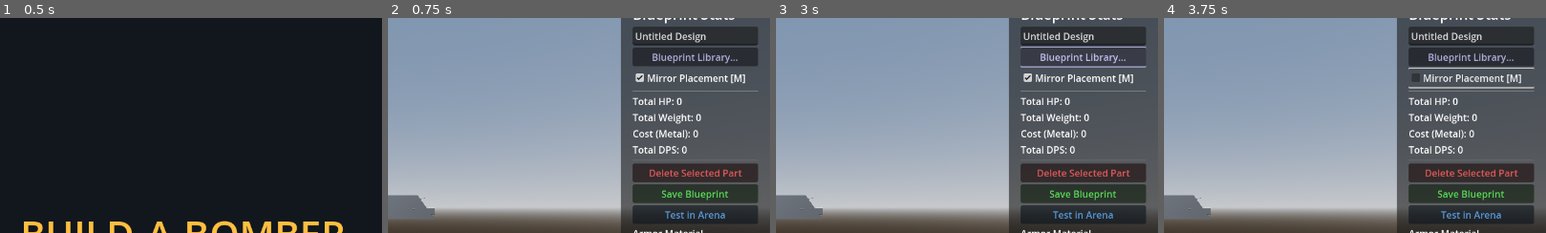
Above: before the commit, frames 1-4 (left to right).
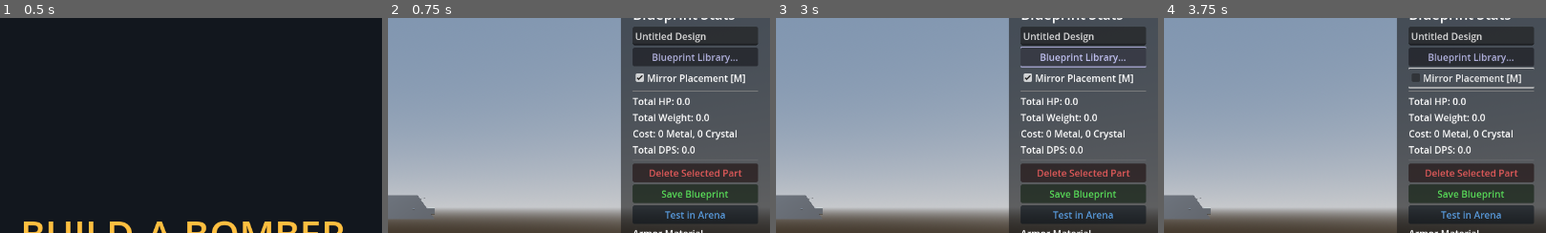
Above: after the commit, the same moments.

Repository: bobcatchris15-eng/Build-A-Bomber
Game: Godot game, scene res://scenes/MainMenu.tscn
Two runs of this game, one before a commit and one after it. Both use one fixed random seed, a clock stepped at 60 frames per second and the inputs below.
Inputs:
- Up to frame 1 (0.5 s): no input
- Up to frame 2 (0.75 s): click "🔧 Design Lab" at 0.5 s
- Up to frame 3 (3 s): click "Test in Arena" at 1.25 s; click "Return to Lab" at 2 s; click "Blueprint Library..." at 2.75 s
- Up to frame 4 (3.75 s): click "Mirror Placement [M]" at 3.5 s
The pictures show only the part of the screen within x 50-100%, y 6-56%; the shares and areas given below are measured in that part.

Frame 1 is identical in both runs. In frame 2, 0.6% of the frame differs, in the area x 69-92%, y 36-64%; in frame 3, 0.6%; in frame 4, 0.6%.

Commit message:
Energy resource: per-unit + per-team pools, generator modules, stat rounding
Third resource alongside Metal/Crystal, built per ENERGY_AND_BALANCE_SPEC.md.
Two layers: a per-unit energy pool (hull base_energy + mounted generator
modules' capacity, regenerates over time, spent by energy weapons/drained
by enemies) and a per-team live capacity/upkeep meter (static buildings
drain upkeep unless the team is Expansionists, matching their previously-
unimplementable passive; deficit slows factory production 1.5x). Two new
generator catalog entries (fusion_generator, capacitor_bank). Deliberately
NOT a spendable currency - can_afford/spend/blueprint_cost keep their
existing signatures; see the spec for why.

Also fixes the reported stat-display precision bug: module_data.gd's
get_hp/get_weight/get_dps/get_energy_capacity/get_energy_regen now round
to the nearest 0.5 at the point they're computed (GlobalConfig.round_to_half),
not just in the display layer, so the Design Lab sidebar shows exactly what
combat uses. stat_calculator.gd's 4 previously-unformatted str()-dumped
labels (the actual source of the raw-float-precision symptom) now format
consistently with the rest of the file, and the aggregate stats gained
Crystal (previously Metal-only) and Energy Capacity.

Technocrats' vision/fog-of-war passive is explicitly out of scope for this
pass - logged separately in DECISIONS_NEEDED.md, no supporting
infrastructure exists for it at all.

Co-Authored-By: Claude Sonnet 5 <noreply@anthropic.com>

Diff:
--- a/prototype/scripts/auto_weapon.gd
+++ b/prototype/scripts/auto_weapon.gd
@@ -1,6 +1,7 @@
 extends Node3D
 
 const ModuleCatalog = preload("res://scripts/module_catalog.gd")
+const GlobalConfig = preload("res://scripts/global_config.gd")
 
 var target: Node3D = null
 var fire_range: float = 12.0
--- a/prototype/scripts/battle_unit.gd
+++ b/prototype/scripts/battle_unit.gd
@@ -15,6 +15,16 @@
 var max_hp: float = 400.0
 var hp: float = 400.0
 var is_dead: bool = false
+# Energy resource (ENERGY_AND_BALANCE_SPEC.md #1): base_energy comes from
+# the hull, generator modules add capacity on top - a real placeable-module
+# design choice, not a fixed hull number. Regenerates over time; spent by
+# firing energy-classed weapons (auto_weapon.gd checks/deducts via
+# spend_energy() before it's allowed to fire) and can be drained directly
+# by an enemy's energy-drain weapon (drain_energy()).
+var max_energy: float = 0.0
+var current_energy: float = 0.0
+var energy_regen_rate: float = 0.0
+var _hull_type_for_energy: String = ""
 
 var hull_node: Node3D = null
 var locomotion_type: String = ""
@@ -114,8 +124,38 @@
 	_setup_weapons()
 	_detect_harvester()
 	_recalculate_move_speed()
+	_recalculate_energy(hull_type)
 	_create_selection_ring(base_size)
 	_create_hp_bar()
+
+# Energy resource: base_energy from the hull + sum of mounted generator
+# modules' energy_capacity/energy_regen. Public (not just called at setup)
+# because losing a generator module mid-battle should shrink max_energy -
+# call sites that queue_free() a module should re-call this, same pattern
+# take_damage()'s subsystem-stripping branch uses for _recalculate_move_speed().
+func _recalculate_energy(hull_type_for_energy: String = ""):
+	if hull_type_for_energy != "":
+		_hull_type_for_energy = hull_type_for_energy
+	var base = ModuleCatalog.get_base_energy(_hull_type_for_energy)
+	var bonus_capacity = 0.0
+	var bonus_regen = 0.0
+	if is_instance_valid(hull_node):
+		for child in hull_node.get_children():
+			if child.has_meta("module_data") and not child.is_queued_for_deletion():
+				var data = child.get_meta("module_data")
+				if data.category == "generator":
+					bonus_capacity += data.get_energy_capacity()
+					bonus_regen += data.get_energy_regen()
+	var prev_max = max_energy
+	max_energy = base + bonus_capacity
+	# Base passive regen (a small % of max/sec) plus generators' own bonus -
+	# a unit with zero generators still trickle-regens off its base pool,
+	# gennies just make sustained energy-weapon fire actually viable.
+	energy_regen_rate = max_energy * 0.08 + bonus_regen
+	if prev_max <= 0.0:
+		current_energy = max_energy
+	else:
+		current_energy = clamp(current_energy, 0.0, max_energy)
 
 func _setup_weapons():
 	for child in hull_node.get_children():
@@ -232,6 +272,9 @@
 
 func _physics_process(delta):
 	if is_dead: return
+
+	if current_energy < max_energy:
+		current_energy = min(max_energy, current_energy + energy_regen_rate * delta)
 
 	# Altitude / gravity / surface-lock
 	if is_flying:
@@ -546,9 +589,12 @@
 				if is_instance_valid(mirror):
 					mirror.remove_meta("mirrored_counterpart")
 			var was_locomotion = m_data.category == "locomotion"
+			var was_generator = m_data.category == "generator"
 			target_module.queue_free()
 			if was_locomotion:
 				call_deferred("_recalculate_move_speed")
+			if was_generator:
+				call_deferred("_recalculate_energy")
 		return
 
 	if amount < threshold:
@@ -560,6 +606,34 @@
 	_flash_hull()
 	if hp <= 0.0:
 		die()
+
+# --- Energy resource (ENERGY_AND_BALANCE_SPEC.md #1/#4) ---
+
+# Checked by auto_weapon.gd before an energy-classed weapon is allowed to
+# fire. Returns false (and spends nothing) if the capacitor's dry - a real
+# soft-limit on sustained energy-weapon fire, not just a cosmetic number.
+func spend_energy(amount: float) -> bool:
+	if is_dead or current_energy < amount:
+		return false
+	current_energy -= amount
+	return true
+
+# Called by an enemy's energy-drain weapon (arc_projector/tesla_coil/
+# ion_cannon). Never restores HP, never goes negative - a target at 0
+# energy just can't fire its own energy weapons until it regens or gets a
+# logistics boost.
+func drain_energy(amount: float):
+	if is_dead: return
+	current_energy = max(0.0, current_energy - amount)
+
+# Called by repair_array's ally-targeting heal beam (auto_weapon.gd).
+# Duck-typed the same way take_damage()/drain_energy() are - any target
+# with a "hp"/"max_hp" pair and this method works, no repair_array-specific
+# knowledge needed on the receiving end.
+func repair_hp(amount: float):
+	if is_dead or hp >= max_hp: return
+	hp = min(max_hp, hp + amount)
+	_update_hp_bar()
 
 func _flash_shield():
 	var exp_mesh = MeshInstance3D.new()
--- a/prototype/scripts/battlefield.gd
+++ b/prototype/scripts/battlefield.gd
@@ -125,6 +125,28 @@
 		vehicle.add_child(col_shape)
 
 		recalculate_move_speed()
+		recalculate_energy()
+
+func recalculate_energy():
+	if not is_instance_valid(vehicle_hull) or not is_instance_valid(vehicle):
+		return
+	var hull_type = vehicle_hull.get_meta("type_id") if vehicle_hull.has_meta("type_id") else "medium_hull"
+	var base = ModuleCatalog.get_base_energy(hull_type)
+	var bonus_capacity = 0.0
+	var bonus_regen = 0.0
+	for child in vehicle_hull.get_children():
+		if child.has_meta("module_data") and not child.is_queued_for_deletion():
+			var data = child.get_meta("module_data")
+			if data.category == "generator":
+				bonus_capacity += data.get_energy_capacity()
+				bonus_regen += data.get_energy_regen()
+	var prev_max = vehicle.max_energy
+	vehicle.max_energy = base + bonus_capacity
+	vehicle.energy_regen_rate = vehicle.max_energy * 0.08 + bonus_regen
+	if prev_max <= 0.0:
+		vehicle.current_energy = vehicle.max_energy
+	else:
+		vehicle.current_energy = clamp(vehicle.current_energy, 0.0, vehicle.max_energy)
 
 func _setup_weapons():
 	# Attach auto-tracking weapon scripts to all weapon modules
@@ -199,6 +221,9 @@
 	timer.timeout.connect(func(): marker.queue_free())
 
 func _physics_process(delta):
+	if is_instance_valid(vehicle) and vehicle.current_energy < vehicle.max_energy:
+		vehicle.current_energy = min(vehicle.max_energy, vehicle.current_energy + vehicle.energy_regen_rate * delta)
+
 	# Altitude / Gravity control
 	if is_instance_valid(vehicle):
 		if locomotion_type == "helicopter_rotors":
--- a/prototype/scripts/blueprint_manager.gd
+++ b/prototype/scripts/blueprint_manager.gd
@@ -362,6 +362,8 @@
 		m_data.cost_metal = mod_catalog_data.metal
 		m_data.cost_crystal = mod_catalog_data.crystal
 		m_data.base_dps = mod_catalog_data.dps
+		m_data.base_energy_capacity = mod_catalog_data.get("energy_capacity", 0.0)
+		m_data.base_energy_regen = mod_catalog_data.get("energy_regen", 0.0)
 		if mod.has("tweaks"):
 			m_data.tweaks = mod["tweaks"]
 
--- a/prototype/scripts/building.gd
+++ b/prototype/scripts/building.gd
@@ -25,6 +25,12 @@
 var defense_hull: Node3D = null
 var armor_material: String = "hardened_steel"
 var armor_thickness: float = 1.0
+# Energy resource (ENERGY_AND_BALANCE_SPEC.md #1) - only meaningful for
+# "defense" kind buildings, which are the only kind that can mount weapon
+# or generator modules (hq/refinery/factory are fixed prefabs).
+var max_energy: float = 0.0
+var current_energy: float = 0.0
+var energy_regen_rate: float = 0.0
 
 # Factory production queue: array of {blueprint: Dictionary, time_left: float, total_time: float}
 var production_queue: Array = []
@@ -145,6 +151,18 @@
 					child.set_physics_process(true)
 					child._ready()
 
+		var bonus_capacity = 0.0
+		var bonus_regen = 0.0
+		for child in defense_hull.get_children():
+			if child.has_meta("module_data") and not child.is_queued_for_deletion():
+				var gen_data = child.get_meta("module_data")
+				if gen_data.category == "generator":
+					bonus_capacity += gen_data.get_energy_capacity()
+					bonus_regen += gen_data.get_energy_regen()
+		max_energy = ModuleCatalog.get_base_energy(hull_type) + bonus_capacity
+		current_energy = max_energy
+		energy_regen_rate = max_energy * 0.08 + bonus_regen
+
 		_create_hp_bar(base_size.y + 2.0)
 		_create_selection_ring(max(base_size.x, base_size.z) * 0.72)
 
@@ -194,6 +212,8 @@
 
 func _physics_process(delta):
 	if is_dead: return
+	if current_energy < max_energy:
+		current_energy = min(max_energy, current_energy + energy_regen_rate * delta)
 	if kind == "factory" and not production_queue.is_empty():
 		var job = production_queue[0]
 		job.time_left -= delta
@@ -247,6 +267,21 @@
 	_update_hp_bar()
 	if hp <= 0.0:
 		die()
+
+func spend_energy(amount: float) -> bool:
+	if is_dead or current_energy < amount:
+		return false
+	current_energy -= amount
+	return true
+
+func drain_energy(amount: float):
+	if is_dead: return
+	current_energy = max(0.0, current_energy - amount)
+
+func repair_hp(amount: float):
+	if is_dead or hp >= max_hp: return
+	hp = min(max_hp, hp + amount)
+	_update_hp_bar()
 
 func die():
 	if is_dead: return
--- a/prototype/scripts/enemy_ai.gd
+++ b/prototype/scripts/enemy_ai.gd
@@ -66,7 +66,10 @@
 		var entry = combat[(roster_index + i) % combat.size()]
 		if skirmish.can_afford(team, entry.cost_metal, entry.cost_crystal):
 			skirmish.spend(team, entry.cost_metal, entry.cost_crystal)
-			factory.queue_unit(entry.blueprint, skirmish.build_time_for_cost(Vector2i(entry.cost_metal, entry.cost_crystal)))
+			var build_time = skirmish.build_time_for_cost(Vector2i(entry.cost_metal, entry.cost_crystal))
+			if skirmish.is_energy_deficit(team):
+				build_time *= 1.5
+			factory.queue_unit(entry.blueprint, build_time)
 			roster_index = (roster_index + i + 1) % combat.size()
 			return
 
--- a/prototype/scripts/global_config.gd
+++ b/prototype/scripts/global_config.gd
@@ -10,3 +10,13 @@
 static var hp_scale_factor: float = 0.8
 static var dps_scale_factor: float = 0.75
 static var cost_scale_factor: float = 0.9
+
+# Stat rounding (Chris's instruction): round to the nearest 0.5 at the point
+# stats are COMPUTED, not just where they're displayed - so a UI label and
+# the actual combat math it describes are never out of sync. Called from
+# module_data.gd's getters and auto_weapon.gd's tweak-multiplier chains,
+# the two places floating-point noise from chained tweak multipliers (each
+# a 0.1-step slider, not exactly representable in binary) actually enters
+# the pipeline.
+static func round_to_half(x: float) -> float:
+	return round(x * 2.0) / 2.0
--- a/prototype/scripts/module_catalog.gd
+++ b/prototype/scripts/module_catalog.gd
@@ -155,6 +155,44 @@
 		},
 
 		# --- ENERGY WEAPONS ---
+		# "energy" damage_class weapons (ENERGY_AND_BALANCE_SPEC.md #4) - the
+		# only weapons that cost the firing unit's own current_energy per
+		# shot and, for tesla_coil/ion_cannon, also drain the TARGET's
+		# energy pool alongside HP damage. arc_projector is the dedicated
+		# pure-drain "disable" weapon (near-zero HP damage, big drain).
+		"tesla_coil": {
+			"name": "Tesla Coil",
+			"category": "weapon",
+			"hp": 70.0,
+			"weight": 70.0,
+			"metal": 40,
+			"crystal": 45,
+			"dps": 60.0,
+			"size": Vector3(0.6, 1.6, 0.6),
+			"color": Color.LIGHT_SKY_BLUE
+		},
+		"arc_projector": {
+			"name": "Arc Projector",
+			"category": "weapon",
+			"hp": 55.0,
+			"weight": 45.0,
+			"metal": 25,
+			"crystal": 35,
+			"dps": 40.0,
+			"size": Vector3(0.5, 0.5, 1.2),
+			"color": Color.CYAN
+		},
+		"ion_cannon": {
+			"name": "Ion Cannon",
+			"category": "weapon",
+			"hp": 130.0,
+			"weight": 150.0,
+			"metal": 70,
+			"crystal": 90,
+			"dps": 75.0,
+			"size": Vector3(0.7, 0.7, 2.6),
+			"color": Color.SKY_BLUE
+		},
 		"heavy_laser": {
 			"name": "Continuous Laser",
 			"category": "weapon",
@@ -270,6 +308,38 @@
 			"color": Color.SLATE_GRAY
 		},
 
+		# --- GENERATORS (Energy resource, ENERGY_AND_BALANCE_SPEC.md #1) ---
+		# "generator" is its own module category, not a weapon/utility
+		# variant - it contributes to a unit's max_energy (and a bit of
+		# energy_regen) exactly like armor contributes to a facet's
+		# threshold: a placeable design choice, not a fixed hull number.
+		"fusion_generator": {
+			"name": "Fusion Generator",
+			"category": "generator",
+			"hp": 140.0,
+			"weight": 160.0,
+			"metal": 90,
+			"crystal": 60,
+			"dps": 0.0,
+			"energy_capacity": 60.0,
+			"energy_regen": 8.0,
+			"size": Vector3(1.4, 1.2, 1.8),
+			"color": Color.ORANGE_RED
+		},
+		"capacitor_bank": {
+			"name": "Capacitor Bank",
+			"category": "generator",
+			"hp": 60.0,
+			"weight": 50.0,
+			"metal": 35,
+			"crystal": 25,
+			"dps": 0.0,
+			"energy_capacity": 25.0,
+			"energy_regen": 4.0,
+			"size": Vector3(0.8, 0.8, 1.0),
+			"color": Color.GOLD
+		},
+
 		# --- LOCOMOTION ARCHETYPES ---
 		"wheels": {
 			"name": "Wheels",
@@ -377,6 +447,7 @@
 			"metal": 50,
 			"crystal": 10,
 			"dps": 0.0,
+			"base_energy": 40.0,
 			"size": Vector3(3.0, 1.0, 4.0),
 			"color": Color.LIGHT_GRAY
 		},
@@ -388,6 +459,7 @@
 			"metal": 100,
 			"crystal": 20,
 			"dps": 0.0,
+			"base_energy": 70.0,
 			"size": Vector3(4.0, 1.0, 6.0),
 			"color": Color.GRAY
 		},
@@ -399,6 +471,7 @@
 			"metal": 250,
 			"crystal": 50,
 			"dps": 0.0,
+			"base_energy": 130.0,
 			"size": Vector3(6.0, 1.5, 8.0),
 			"color": Color.DARK_GRAY
 		},
@@ -410,6 +483,7 @@
 			"metal": 35,
 			"crystal": 8,
 			"dps": 0.0,
+			"base_energy": 35.0,
 			"size": Vector3(2.4, 0.8, 3.2),
 			"color": Color(0.55, 0.65, 0.78)
 		},
@@ -421,6 +495,7 @@
 			"metal": 170,
 			"crystal": 35,
 			"dps": 0.0,
+			"base_energy": 90.0,
 			"size": Vector3(5.0, 1.3, 7.0),
 			"color": Color(0.4, 0.32, 0.28)
 		},
@@ -435,6 +510,7 @@
 			"metal": 80,
 			"crystal": 0,
 			"dps": 0.0,
+			"base_energy": 60.0,
 			"size": Vector3(3.0, 1.2, 3.0),
 			"color": Color(0.45, 0.45, 0.4)
 		},
@@ -447,6 +523,7 @@
 			"metal": 160,
 			"crystal": 20,
 			"dps": 0.0,
+			"base_energy": 100.0,
 			"size": Vector3(3.0, 4.0, 3.0),
 			"color": Color(0.5, 0.48, 0.44)
 		}
@@ -455,6 +532,14 @@
 static func is_foundation(type_id: String) -> bool:
 	var data = get_module_data(type_id)
 	return data.get("is_foundation", false)
+
+# Energy resource (ENERGY_AND_BALANCE_SPEC.md #1): a hull's base_energy is
+# the starting point for max_energy before any generator modules are
+# mounted. Defaults to 0.0 for anything without a base_energy field
+# (weapons/locomotion/etc - only hull/foundation entries carry this stat).
+static func get_base_energy(hull_type_id: String) -> float:
+	var data = get_module_data(hull_type_id)
+	return data.get("base_energy", 0.0)
 
 # --- Unit-class traits (MOUNTING_AND_ARMOR_SPEC.md addendum) ---
 # Composable tags, not a hard ship/land/air/building enum, so a helicopter
--- a/prototype/scripts/module_data.gd
+++ b/prototype/scripts/module_data.gd
@@ -11,6 +11,8 @@
 @export var cost_metal: int = 10
 @export var cost_crystal: int = 0
 @export var base_dps: float = 0.0
+@export var base_energy_capacity: float = 0.0
+@export var base_energy_regen: float = 0.0
 @export var tweaks: Dictionary = {}
 
 var scale_multiplier: Vector3 = Vector3(1, 1, 1)
@@ -24,7 +26,7 @@
 	var hp = base_hp + (base_hp * (vol - 1.0) * GlobalConfig.hp_scale_factor)
 	if tweaks.has("cooling_jacket"):
 		hp *= tweaks["cooling_jacket"]
-	return hp
+	return GlobalConfig.round_to_half(hp)
 
 func get_weight() -> float:
 	var vol = _get_volume_mult()
@@ -46,7 +48,7 @@
 		elif tweak_name == "welder_count":
 			weight *= (val / 2.0)
 
-	return weight
+	return GlobalConfig.round_to_half(weight)
 
 func get_cost() -> Vector2i:
 	var vol = _get_volume_mult()
@@ -75,6 +77,16 @@
 
 	return Vector2i(m, c)
 
+func get_energy_capacity() -> float:
+	var vol = _get_volume_mult()
+	var cap = base_energy_capacity + (base_energy_capacity * (vol - 1.0) * GlobalConfig.hp_scale_factor)
+	return GlobalConfig.round_to_half(cap)
+
+func get_energy_regen() -> float:
+	var vol = _get_volume_mult()
+	var regen = base_energy_regen + (base_energy_regen * (vol - 1.0) * GlobalConfig.hp_scale_factor)
+	return GlobalConfig.round_to_half(regen)
+
 func get_dps() -> float:
 	var vol = _get_volume_mult()
 	var dps = base_dps + (base_dps * (vol - 1.0) * GlobalConfig.dps_scale_factor)
@@ -95,4 +107,4 @@
 		elif tweak_name == "welder_count":
 			dps *= (val / 2.0)
 
-	return dps
+	return GlobalConfig.round_to_half(dps)
--- a/prototype/scripts/module_placer.gd
+++ b/prototype/scripts/module_placer.gd
@@ -760,6 +760,8 @@
 	data.cost_metal = catalog_data.metal
 	data.cost_crystal = catalog_data.crystal
 	data.base_dps = catalog_data.dps
+	data.base_energy_capacity = catalog_data.get("energy_capacity", 0.0)
+	data.base_energy_regen = catalog_data.get("energy_regen", 0.0)
 	new_weapon.set_meta("module_data", data)
 
 	hull.add_child(new_weapon)
--- a/prototype/scripts/player_vehicle.gd
+++ b/prototype/scripts/player_vehicle.gd
@@ -5,6 +5,13 @@
 var max_hp: float = 400.0
 var hp: float = 400.0
 var is_dead: bool = false
+# Energy resource (ENERGY_AND_BALANCE_SPEC.md #1) - state lives here same as
+# hp/max_hp, but computation/regen-ticking is driven by battlefield.gd
+# (recalculate_energy()/_physics_process()), mirroring how max_hp itself is
+# computed there rather than in this script.
+var max_energy: float = 0.0
+var current_energy: float = 0.0
+var energy_regen_rate: float = 0.0
 
 func _ready():
 	add_to_group("player_vehicle")
@@ -151,6 +158,23 @@
 	if hp <= 0.0:
 		die()
 
+func spend_energy(amount: float) -> bool:
+	if is_dead or current_energy < amount:
+		return false
+	current_energy -= amount
+	return true
+
+func drain_energy(amount: float):
+	if is_dead: return
+	current_energy = max(0.0, current_energy - amount)
+
+func repair_hp(amount: float):
+	if is_dead or hp >= max_hp: return
+	hp = min(max_hp, hp + amount)
+	var battlefield = get_parent()
+	if battlefield and battlefield.has_method("update_player_hp_ui"):
+		battlefield.update_player_hp_ui()
+
 func die():
 	is_dead = true
 
--- a/prototype/scripts/skirmish.gd
+++ b/prototype/scripts/skirmish.gd
@@ -17,6 +17,21 @@
 	PLAYER_TEAM: {"metal": 450, "crystal": 150},
 	ENEMY_TEAM: {"metal": 450, "crystal": 150},
 }
+# Energy resource (ENERGY_AND_BALANCE_SPEC.md #1) - deliberately NOT a
+# spendable currency like metal/crystal (can_afford/spend/blueprint_cost
+# keep their existing 2-resource signatures, see the spec for why). Instead
+# a live meter, recomputed every ENERGY_TICK_INTERVAL: "energy" is the
+# team's current net generation (capacity minus static-building upkeep,
+# floored at 0 - it's a gauge, not an accumulating battery), "capacity" is
+# the live sum of every generator module currently mounted on that team's
+# active units+buildings.
+var energy_pool = {
+	PLAYER_TEAM: {"energy": 0.0, "capacity": 0.0, "deficit": false},
+	ENEMY_TEAM: {"energy": 0.0, "capacity": 0.0, "deficit": false},
+}
+const ENERGY_TICK_INTERVAL: float = 3.0
+const ENERGY_UPKEEP_PER_STATIC_BUILDING: float = 3.0
+var energy_tick_timer: float = 0.0
 var player_faction: String = "industrialists"
 var enemy_faction: String = "technocrats"
 
@@ -68,12 +83,55 @@
 	add_child(trickle)
 	trickle.timeout.connect(_on_trickle)
 
+	var energy_timer = Timer.new()
+	energy_timer.wait_time = ENERGY_TICK_INTERVAL
+	energy_timer.autostart = true
+	add_child(energy_timer)
+	energy_timer.timeout.connect(_recalc_energy_economy)
+	_recalc_energy_economy() # populate before the first tick so the HUD isn't blank
+
 func _on_trickle():
 	if game_over: return
 	if player_faction == "expansionists" and is_instance_valid(player_hq) and not player_hq.is_dead:
 		add_resources(PLAYER_TEAM, 8, 2)
 	if enemy_faction == "expansionists" and is_instance_valid(enemy_hq) and not enemy_hq.is_dead:
 		add_resources(ENEMY_TEAM, 8, 2)
+
+# Energy resource team-level economy (ENERGY_AND_BALANCE_SPEC.md #1). A
+# static building is any prefab (hq/refinery/factory are always static) or
+# a "defense" building on a foundation hull - each drains a flat upkeep
+# just for existing, UNLESS the team's faction is Expansionists (their
+# static buildings are entirely self-powered, per Factions_and_Buildings.md).
+func _recalc_energy_economy():
+	if game_over: return
+	for team in [PLAYER_TEAM, ENEMY_TEAM]:
+		var capacity = 0.0
+		for u in get_team_units(team):
+			for m in u.get_active_modules():
+				if m.has_meta("module_data") and m.get_meta("module_data").category == "generator":
+					capacity += m.get_meta("module_data").get_energy_capacity()
+		var faction = player_faction if team == PLAYER_TEAM else enemy_faction
+		var upkeep = 0.0
+		for b in get_tree().get_nodes_in_group("buildings"):
+			if not is_instance_valid(b) or b.is_dead or b.team != team: continue
+			# A building's own generators always contribute to capacity,
+			# independent of whether it also owes upkeep - Expansionists'
+			# perk is "our static buildings don't drain," not "our
+			# generators don't count."
+			for m in b.get_active_modules():
+				if m.has_meta("module_data") and m.get_meta("module_data").category == "generator":
+					capacity += m.get_meta("module_data").get_energy_capacity()
+			var is_static_building = b.kind in ["hq", "refinery", "factory"] or (b.kind == "defense" and is_instance_valid(b.defense_hull) and ModuleCatalog.is_foundation(b.defense_hull.get_meta("type_id", "pillbox_foundation")))
+			if not is_static_building: continue
+			if faction == "expansionists": continue
+			upkeep += ENERGY_UPKEEP_PER_STATIC_BUILDING
+		energy_pool[team].capacity = capacity
+		energy_pool[team].energy = clamp(capacity - upkeep, 0.0, max(capacity, 1.0))
+		energy_pool[team].deficit = (capacity - upkeep) < 0.0
+	_update_resource_ui()
+
+func is_energy_deficit(team: int) -> bool:
+	return energy_pool[team].deficit
 
 # --- Rosters ---
 
@@ -348,7 +406,9 @@
 
 func _update_resource_ui():
 	if resource_label:
-		resource_label.text = "💰 Metal: %d   💎 Crystal: %d" % [economy[PLAYER_TEAM].metal, economy[PLAYER_TEAM].crystal]
+		var e = energy_pool[PLAYER_TEAM]
+		var energy_str = "⚡ Energy: %d/%d%s" % [int(e.energy), int(e.capacity), " (DEFICIT: builds slower!)" if e.deficit else ""]
+		resource_label.text = "💰 Metal: %d   💎 Crystal: %d   %s" % [economy[PLAYER_TEAM].metal, economy[PLAYER_TEAM].crystal, energy_str]
 
 func _flash_status(msg: String):
 	if status_label:
@@ -368,8 +428,11 @@
 	if not spend(PLAYER_TEAM, entry.cost_metal, entry.cost_crystal):
 		_flash_status("Not enough resources for %s!" % entry.name)
 		return
-	factory.queue_unit(entry.blueprint, build_time_for_cost(Vector2i(entry.cost_metal, entry.cost_crystal)))
-	_flash_status("Building %s..." % entry.name)
+	var build_time = build_time_for_cost(Vector2i(entry.cost_metal, entry.cost_crystal))
+	if is_energy_deficit(PLAYER_TEAM):
+		build_time *= 1.5
+	factory.queue_unit(entry.blueprint, build_time)
+	_flash_status("Building %s... (low power, slower build)" % entry.name if is_energy_deficit(PLAYER_TEAM) else "Building %s..." % entry.name)
 
 # --- Building placement ---
 
--- a/prototype/scripts/stat_calculator.gd
+++ b/prototype/scripts/stat_calculator.gd
@@ -110,6 +110,7 @@
 var armor_thick_label: Label
 var armor_thick_slider: HSlider
 var armor_threshold_label: Label
+var energy_label: Label
 var nose_taper_label: Label
 var nose_taper_slider: HSlider
 
@@ -391,7 +392,9 @@
 	var total_hp = 0.0
 	var total_weight = 0.0
 	var total_cost_metal = 0
+	var total_cost_crystal = 0
 	var total_dps = 0.0
+	var total_energy_capacity = 0.0
 
 	# Assume the hull itself has some base stats in a real implementation,
 	# but for the prototype we'll just sum the modules.
@@ -403,7 +406,10 @@
 					total_hp += data.get_hp()
 					total_weight += data.get_weight()
 					total_cost_metal += data.get_cost().x
+					total_cost_crystal += data.get_cost().y
 					total_dps += data.get_dps()
+					if data.category == "generator":
+						total_energy_capacity += data.get_energy_capacity()
 
 	var hp_mult = 1.0
 	var wt_mult = 1.0
@@ -460,10 +466,25 @@
 	var t_thresh = t_base * armor_thickness
 	var e_thresh = e_base * armor_thickness
 
-	hp_label.text = "Total HP: " + str(total_hp)
-	weight_label.text = "Total Weight: " + str(total_weight)
-	cost_label.text = "Cost (Metal): " + str(total_cost_metal)
-	dps_label.text = "Total DPS: " + str(total_dps)
+	# Stat rounding: total_hp/total_weight/total_dps are sums of
+	# module_data.gd getters that already round to the nearest 0.5 at the
+	# point they're computed (GlobalConfig.round_to_half), so what's shown
+	# here is exactly what combat uses - this %.1f is just consistent
+	# formatting (a sum of clean .5-stepped numbers is itself clean), not a
+	# second, independent rounding pass. Previously these 4 labels were the
+	# one place in this file using bare str() on a float, which is why they
+	# alone showed raw float precision (e.g. "14.723891...") while every
+	# other label here was already %.1f/%.2f/%d formatted.
+	hp_label.text = "Total HP: %.1f" % total_hp
+	weight_label.text = "Total Weight: %.1f" % total_weight
+	cost_label.text = "Cost: %d Metal, %d Crystal" % [total_cost_metal, total_cost_crystal]
+	dps_label.text = "Total DPS: %.1f" % total_dps
+
+	if not energy_label:
+		energy_label = Label.new()
+		$ScrollContainer/VBoxContainer.add_child(energy_label)
+	energy_label.text = "Energy Capacity: +%.1f" % total_energy_capacity
+	energy_label.visible = total_energy_capacity > 0.0
 
 	if not armor_threshold_label:
 		armor_threshold_label = Label.new()
Not shown, added: ENERGY_AND_BALANCE_SPEC.md
